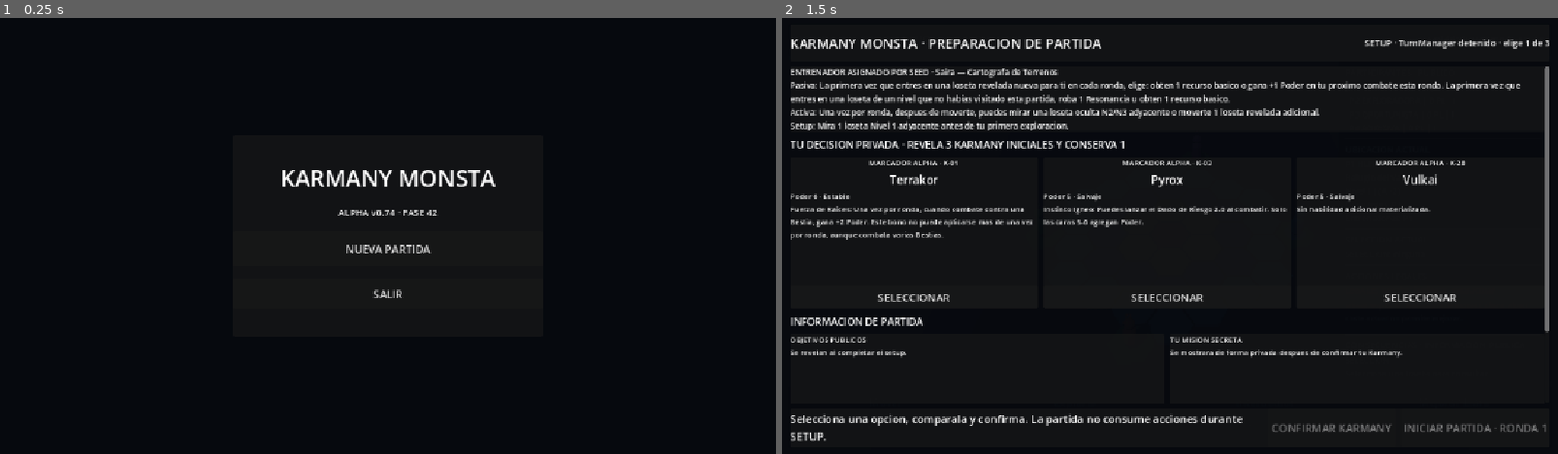
Above: before the commit, frames 1-2 (left to right).
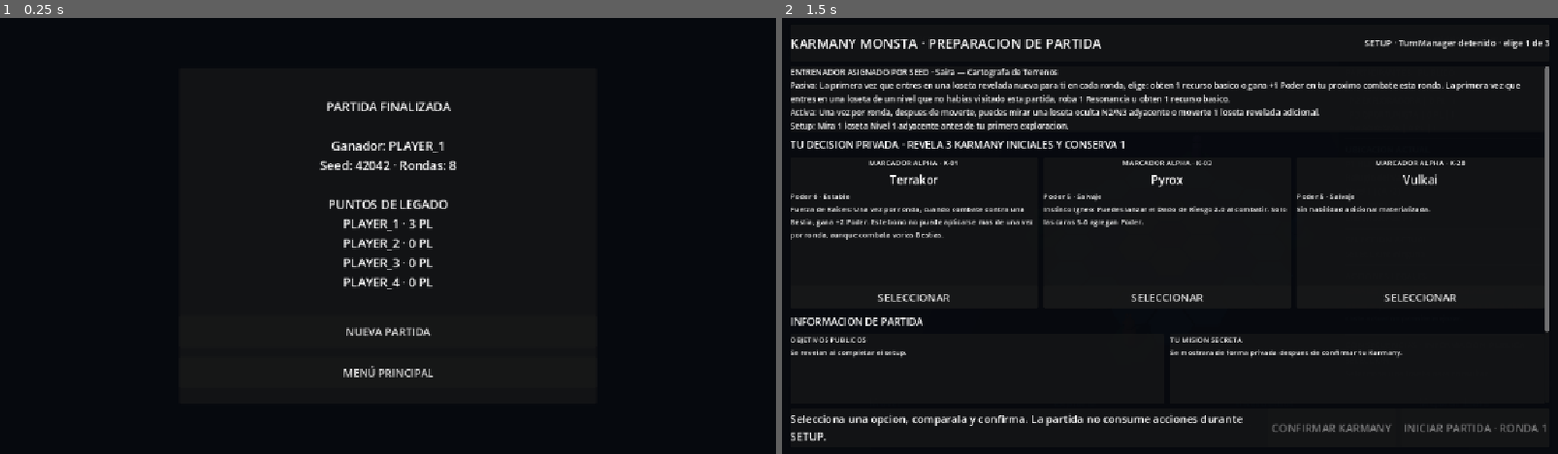
Above: after the commit, the same moments.

Repository: axenoban/Karmany-monsta
Game: Godot game, scene res://tests/phase_42_game_shell_test.tscn
Same seed, same stepped clock (60 frames per second), same inputs: the game is played once before the commit and once after it. This scene is started directly instead of the project's main scene.
Inputs:
- Up to frame 1 (0.25 s): no input
- Up to frame 2 (1.5 s): click "NUEVA PARTIDA" at 0.5 s; click "Centrar P1" at 1.25 s

The runs differ from the first frame. In frame 1, 2.6% of the frame differs, in the area x 36-64%, y 19-83%; in frame 2, nothing differs.
Error before the commit: Cannot call method 'create_timer' on a null value. (res://scripts/ui/phase_35_four_player_visual_bridge.gd:838)

Commit message:
fix: retire finished match only on navigation

Diff:
--- a/scripts/app/main.gd
+++ b/scripts/app/main.gd
@@ -196,9 +196,9 @@
 	completed_match_count += 1
 	_render_result(final_result)
 	_set_app_state(AppState.RESULT)
-	# La presentacion de resultado pertenece al shell. El arbol completo de la
-	# partida se retira del SceneTree de inmediato y se libera al final del frame.
-	_destroy_active_match()
+	# El runtime ya esta FINISHED y TurnManager detenido. Se conserva unicamente
+	# mientras el jugador ve RESULT para no invalidar callbacks/coroutines del
+	# frame final. NUEVA PARTIDA o MENÚ destruyen la raiz completa antes de seguir.
 	result_presented.emit(final_result.duplicate(true))
 
 
